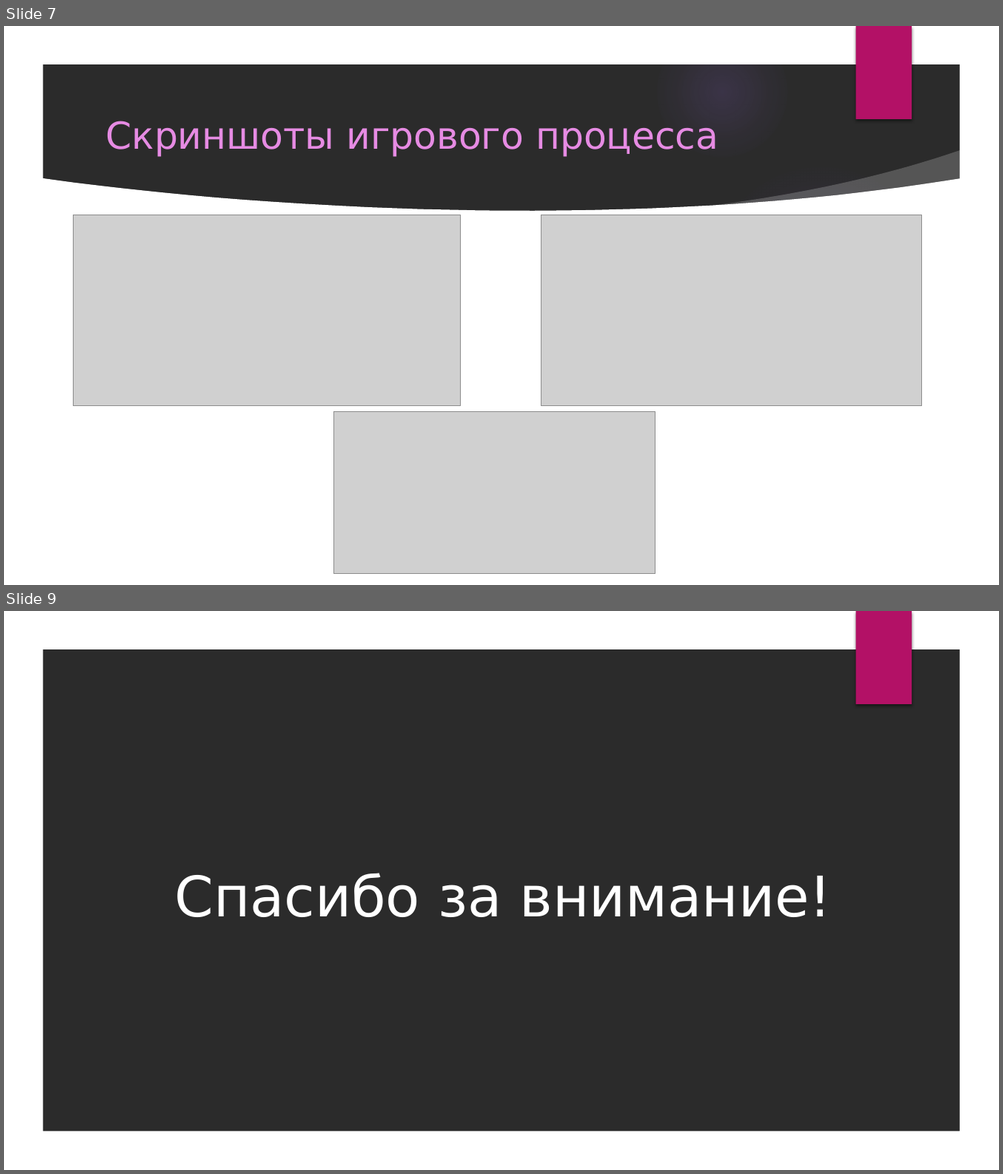
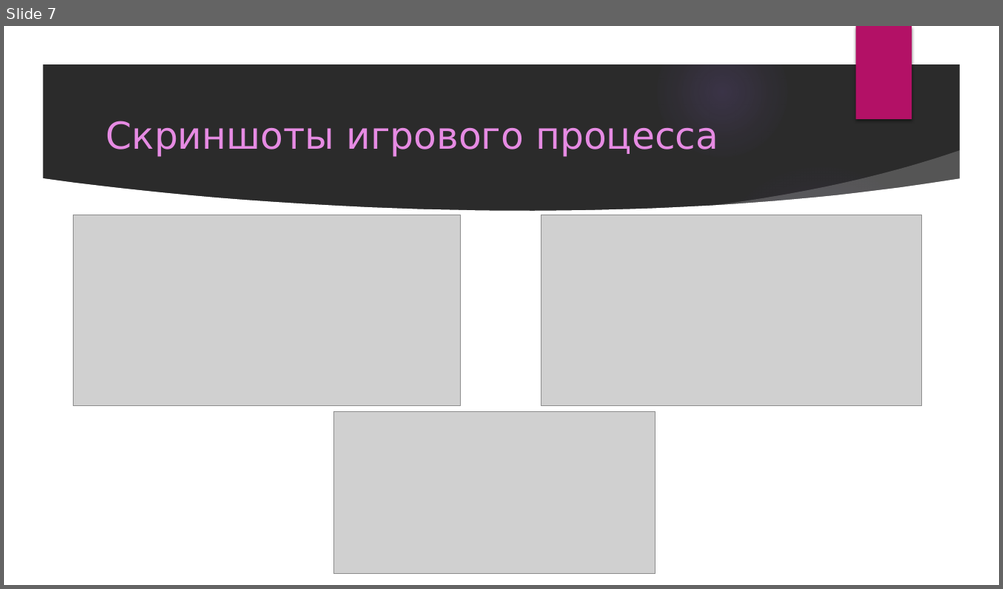
Before and after one commit to PenzaStreetGames/TriggerTrap, a slide deck: Проект по Samsung.pptx. Shown one above the other, each under a label of ours: slides 7 and 9 before the commit, slide 7 after it; the slides between them are not shown. The pictures are 1003x1174 and 1003x589 pixels, drawn with LibreOffice and Linux fonts; fonts in the diff are those of the drawing; grey boxes stand for pictures; background and template pictures are left out; a plain dark background stands for a picture behind light text. Boxes give left, top, right and bottom in pixels: in the first picture for what was removed or moved away, otherwise in the second. Text is boxed around its words. In the diff, an @@ line names an element or a change of style, - is before the commit and + after.

```diff
--- a/Проект по Samsung.pptx
+++ b/Проект по Samsung.pptx
@@ slide 9 removed at (x1=4, y1=611, x2=999, y2=1170), background picture (left out); not listed: 2 template elements that a slide beside it also shows @@
@@ title removed at (x1=174, y1=873, x2=831, y2=917) @@
-Спасибо за внимание!
```
Also in this commit, not shown: 3 slides changed, 1 other file.
